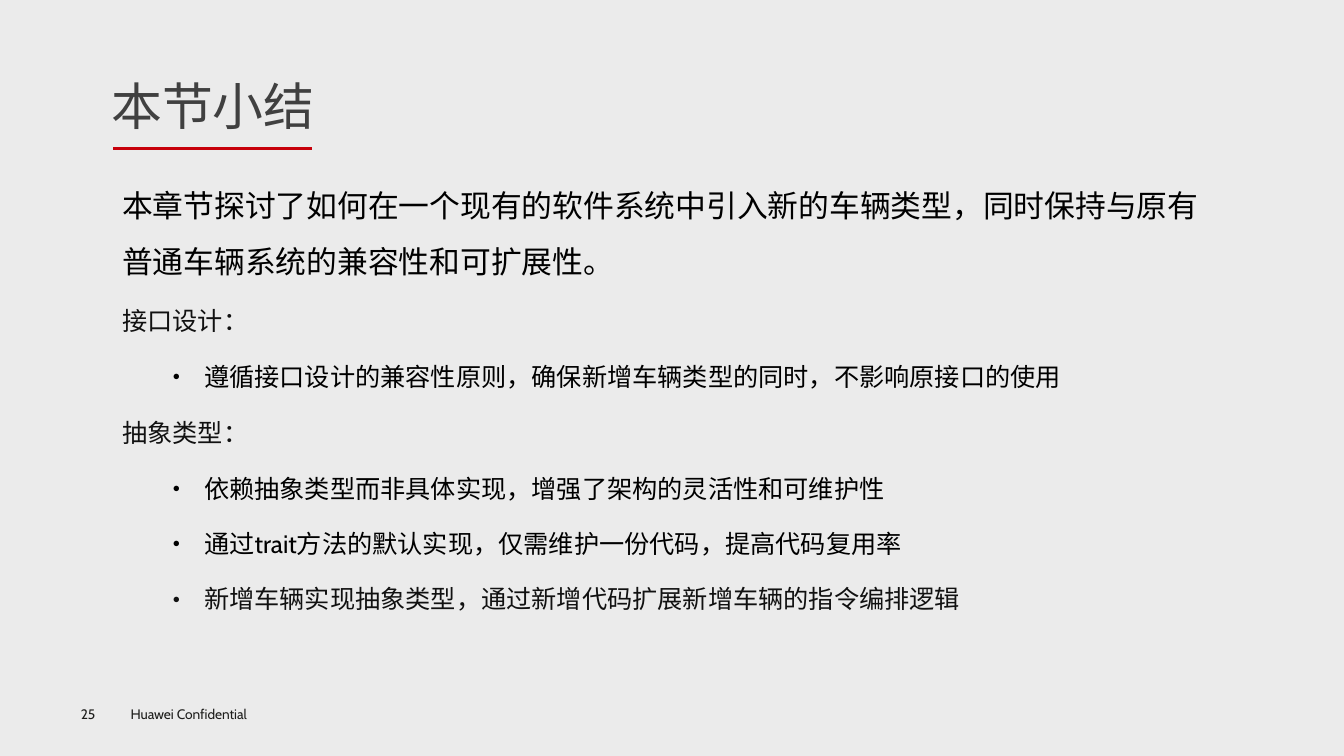
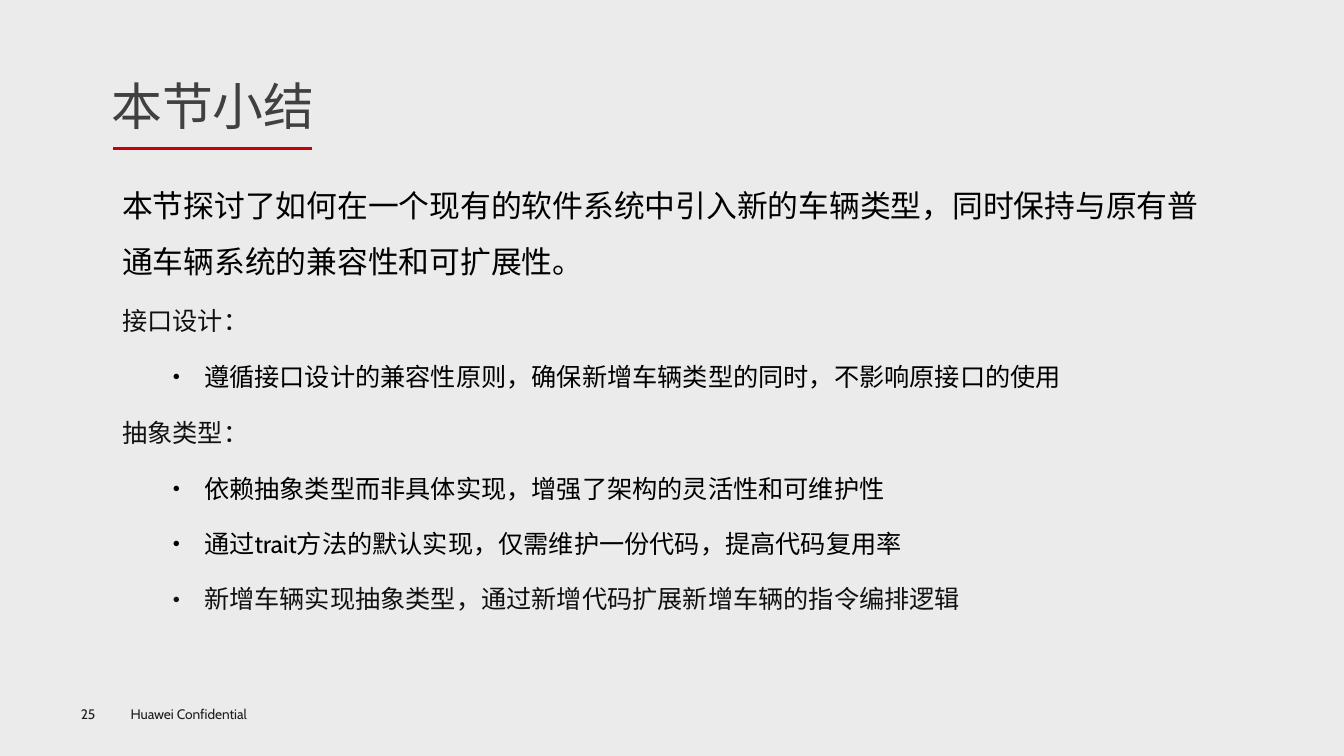
Before and after one commit to RUST-SEI2026/Smart-Car--lab-three, a slide deck: slide 26 of 实验3-类型抽象与代码组织.pptx. Drawn at 1344x756 pixels with LibreOffice and Linux fonts; fonts in the diff are those of the drawing; background and template pictures are left out. Boxes give left, top, right and bottom in pixels: in the first picture for what was removed or moved away, otherwise in the second. Text is boxed around its words. In the diff, an @@ line names an element or a change of style, - is before the commit and + after.

Commit message:
PPT change

```diff
--- a/实验3-类型抽象与代码组织.pptx
+++ b/实验3-类型抽象与代码组织.pptx
@@ text at [122, 191, 1198, 276]: text changed @@
-本章节探讨了如何在一个现有的软件系统中引入新的车辆类型，同时保持与原有普通车辆系统的兼容性和可扩展性。
+本节探讨了如何在一个现有的软件系统中引入新的车辆类型，同时保持与原有普通车辆系统的兼容性和可扩展性。
```
Also in this commit, not shown: 2 other slides changed, 1 slide removed.
